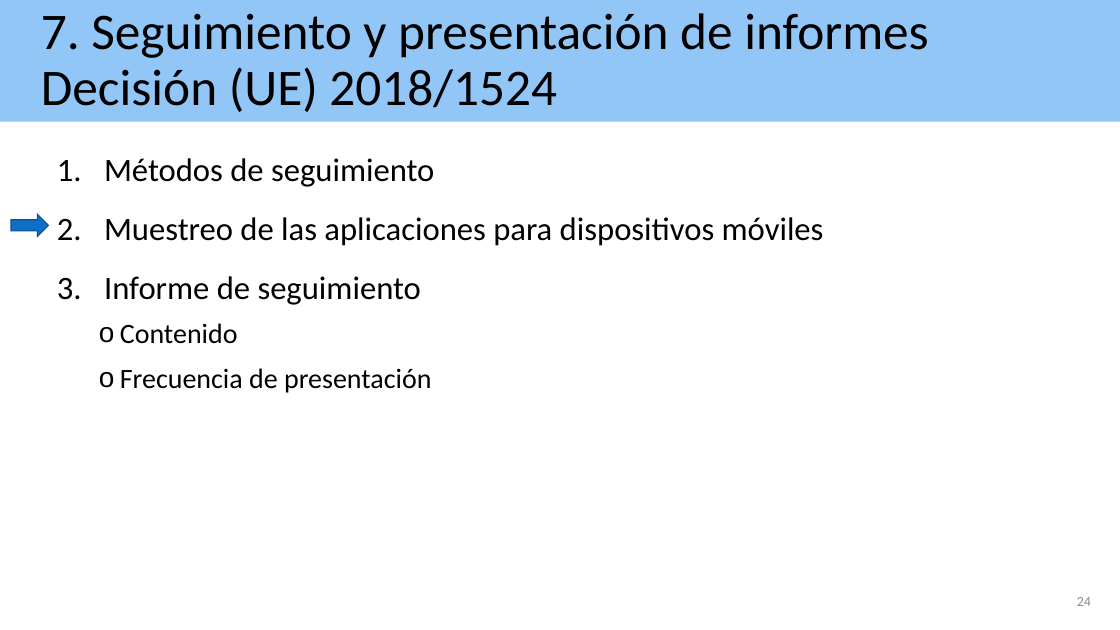
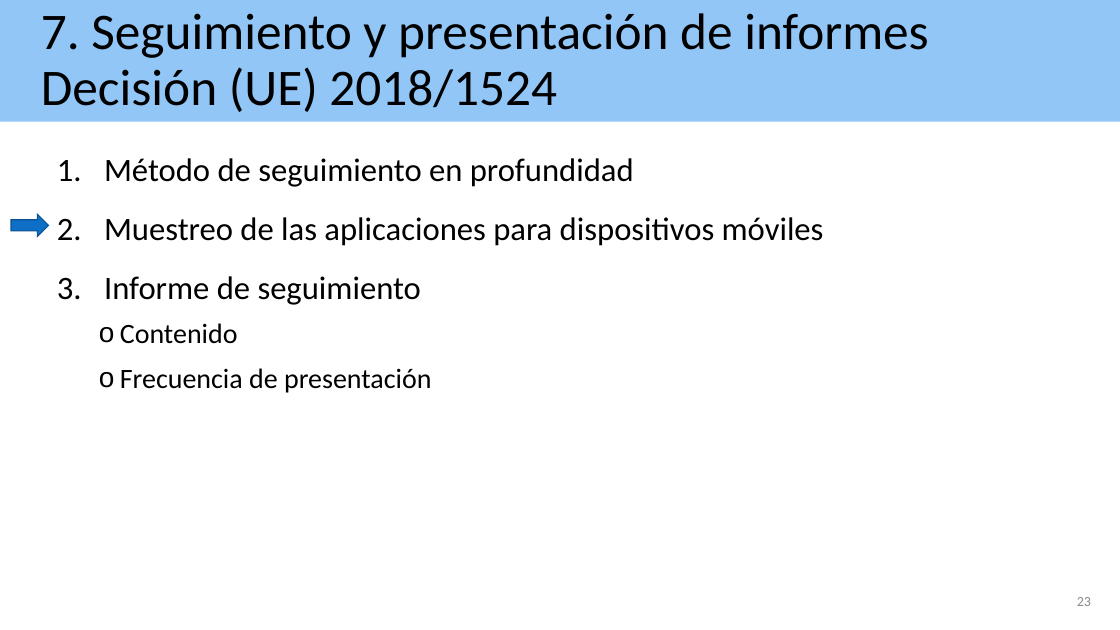
Before and after one commit to josehilera/accesibilidad, a slide deck: slide 23 of apps/Accesibilidad apps aplicando RD 1112 2018.pptx (slide 24 before the commit). Drawn at 1120x630 pixels with LibreOffice and Linux fonts; fonts in the diff are those of the drawing. Boxes give left, top, right and bottom in pixels: in the first picture for what was removed or moved away, otherwise in the second. Text is boxed around its words. In the diff, an @@ line names an element or a change of style, - is before the commit and + after.

```diff
--- a/apps/Accesibilidad apps aplicando RD 1112 2018.pptx
+++ b/apps/Accesibilidad apps aplicando RD 1112 2018.pptx
@@ text at [104,158,634,187]: text changed @@
-1. Métodos de seguimiento
+1. Método de seguimiento en profundidad
@@ page number at [1077,597,1091,606]: text changed @@
-24
+23
```
Also in this commit, not shown: 9 other slides changed, 1 slide removed, 4 other files.
